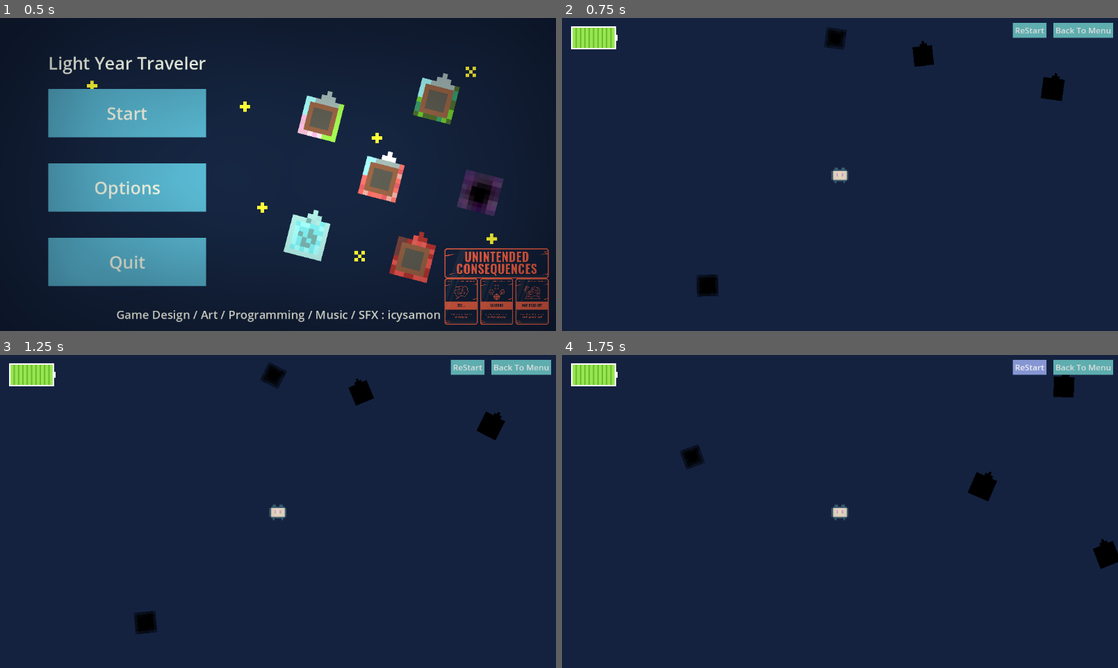
Above: before the commit, frames 1-4 (two rows, left to right).
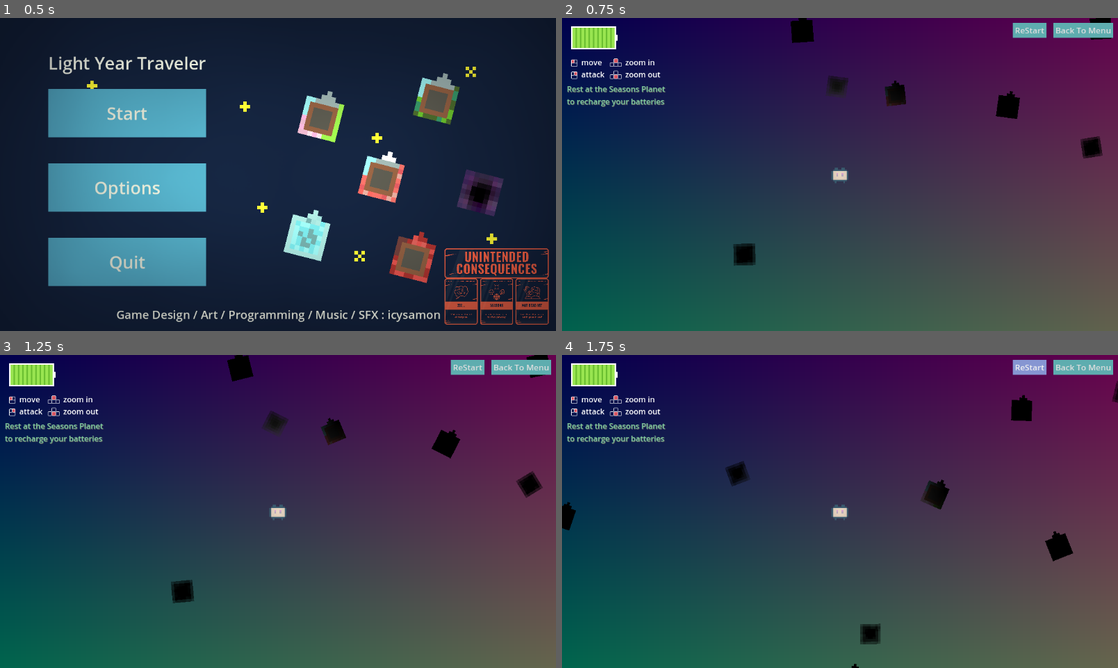
Above: after the commit, the same moments.

Repository: icysamon/LightYearsTraveler
Game: Godot game, scene res://scene/main/menu.tscn
Two runs of this game, one before a commit and one after it. Both use one fixed random seed, a clock stepped at 60 frames per second and the inputs below.
Inputs:
- Up to frame 1 (0.5 s): no input
- Up to frame 2 (0.75 s): click "Start" at 0.5 s
- Up to frame 3 (1.25 s): no input
- Up to frame 4 (1.75 s): click "ReStart" at 1.25 s

Frame 1 is identical in both runs. In frame 2, 76% of the frame differs, in the area x 0-100%, y 0-100%; in frame 3, 78%; in frame 4, 79%.

Commit message:
godot wild jam version

Diff:
--- a/project.godot
+++ b/project.godot
@@ -10,13 +10,15 @@
 
 [application]
 
-config/name="Light Year Traveler"
-config/version="0.1"
+config/name="Light Years Traveler"
+config/description="The game for the 71st Godot Wild Jam."
+config/version="1.0.0.0"
 run/main_scene="res://scene/main/menu.tscn"
 config/features=PackedStringArray("4.2", "GL Compatibility")
 boot_splash/bg_color=Color(0.0784314, 0.133333, 0.25098, 1)
 boot_splash/image="res://assets/godot_wild_jam/background.png"
-config/icon="res://assets/planet/winter.png"
+config/icon="res://assets/icon/icon.png"
+config/windows_native_icon="res://assets/icon/icon.ico"
 
 [autoload]
 
@@ -26,7 +28,7 @@
 
 window/stretch/mode="viewport"
 window/stretch/scale_mode="integer"
-mouse_cursor/custom_image="res://assets/click/click1.png"
+mouse_cursor/custom_image="res://assets/click/click.png"
 
 [input]
 
@@ -70,4 +72,5 @@
 textures/canvas_textures/default_texture_filter=0
 renderer/rendering_method="gl_compatibility"
 renderer/rendering_method.mobile="gl_compatibility"
+textures/vram_compression/import_etc2_astc=true
 environment/defaults/default_clear_color=Color(0.0784314, 0.133333, 0.25098, 1)
--- a/scene/child/tutorial.tscn
+++ b/scene/child/tutorial.tscn
@@ -50,3 +50,15 @@
 offset_right = 193.0
 offset_bottom = 53.0
 text = "zoom out"
+
+[node name="Label5" type="Label" parent="."]
+layout_mode = 0
+offset_left = -1.0
+offset_top = 60.0
+offset_right = 206.0
+offset_bottom = 109.0
+theme_override_colors/font_color = Color(0.483683, 0.800704, 0.629185, 1)
+theme_override_colors/font_shadow_color = Color(0.381703, 0.381703, 0.381703, 1)
+theme_override_colors/font_outline_color = Color(0.868985, 0.868985, 0.868985, 1)
+text = "Rest at the Seasons Planet to recharge your batteries"
+autowrap_mode = 1
--- a/scene/main/global.tscn
+++ b/scene/main/global.tscn
@@ -1,10 +1,16 @@
-[gd_scene load_steps=7 format=3 uid="uid://btjqepmvg6mm8"]
+[gd_scene load_steps=10 format=3 uid="uid://btjqepmvg6mm8"]
 
 [ext_resource type="Script" path="res://scripts/global.gd" id="1_njcqn"]
+[ext_resource type="Shader" path="res://shader/global.gdshader" id="2_7tki7"]
 [ext_resource type="PackedScene" uid="uid://cxpv1vg6rsf8v" path="res://scene/child/player.tscn" id="3_w17ff"]
 [ext_resource type="Animation" uid="uid://cwarwfb3po1eh" path="res://resource/animation/click.tres" id="5_vkv1w"]
 [ext_resource type="PackedScene" uid="uid://bvy1en3oaaxpo" path="res://scene/child/animation_click.tscn" id="6_ffp2u"]
 [ext_resource type="Texture2D" uid="uid://d2fva8bch13el" path="res://assets/click/click1.png" id="8_gnuu0"]
+
+[sub_resource type="ShaderMaterial" id="ShaderMaterial_qu8ji"]
+shader = ExtResource("2_7tki7")
+
+[sub_resource type="CanvasTexture" id="CanvasTexture_mtyix"]
 
 [sub_resource type="AnimationLibrary" id="AnimationLibrary_x414w"]
 _data = {
@@ -14,6 +20,18 @@
 [node name="Node2D" type="Node2D"]
 texture_filter = 1
 script = ExtResource("1_njcqn")
+
+[node name="CanvasLayer" type="CanvasLayer" parent="."]
+layer = -1
+
+[node name="TextureRect" type="TextureRect" parent="CanvasLayer"]
+material = SubResource("ShaderMaterial_qu8ji")
+anchors_preset = 15
+anchor_right = 1.0
+anchor_bottom = 1.0
+grow_horizontal = 2
+grow_vertical = 2
+texture = SubResource("CanvasTexture_mtyix")
 
 [node name="CanvasModulate" type="CanvasModulate" parent="."]
 color = Color(0, 0, 0, 1)
--- a/scene/main/options.tscn
+++ b/scene/main/options.tscn
@@ -19,10 +19,10 @@
 anchors_preset = 0
 anchor_right = 0.0
 anchor_bottom = 0.0
-offset_left = 432.0
-offset_top = 174.0
-offset_right = 432.0
-offset_bottom = 174.0
+offset_left = 441.0
+offset_top = 154.0
+offset_right = 441.0
+offset_bottom = 154.0
 scale = Vector2(3, 3)
 
 [node name="MarginContainer" type="MarginContainer" parent="."]
--- a/scene/main/ui.tscn
+++ b/scene/main/ui.tscn
@@ -7,6 +7,7 @@
 [ext_resource type="Script" path="res://scripts/battery.gd" id="3_fleu1"]
 [ext_resource type="Theme" uid="uid://bofx6ky7d0b4a" path="res://resource/theme_normal.tres" id="4_0jobr"]
 [ext_resource type="AudioStream" uid="uid://cb8udf38rdyb7" path="res://assets/sfx/Lead A Nemesida BS.wav" id="6_l002c"]
+[ext_resource type="PackedScene" uid="uid://deykiooivvput" path="res://scene/child/tutorial.tscn" id="7_smrqo"]
 
 [node name="UI" type="Control"]
 layout_mode = 3
@@ -87,6 +88,13 @@
 script = ExtResource("2_yhi28")
 sfx = NodePath("../../../../../../SFX")
 
+[node name="Tutorial" parent="CanvasLayer" instance=ExtResource("7_smrqo")]
+offset_left = 11.0
+offset_top = 75.0
+offset_right = 11.0
+offset_bottom = 75.0
+mouse_filter = 1
+
 [node name="Timer" type="Timer" parent="."]
 wait_time = 10.0
 autostart = true
--- a/scripts/global.gd
+++ b/scripts/global.gd
@@ -9,7 +9,7 @@
 const DISTANCE_MAX : int = 10000
 const R_INCREMENT : int = 100
 
-var creation_radius : int = 500
+var creation_radius : int = 300
 var target : Vector2 = Vector2.ZERO
 var flag_move : bool = false
 var can_move : bool = true
--- /dev/null
+++ b/shader/global.gdshader
@@ -0,0 +1,15 @@
+shader_type canvas_item;
+
+void vertex() {
+	// Called for every vertex the material is visible on.
+}
+
+void fragment() {
+	COLOR = vec4(UV * (0.35 + 0.05 * sin(TIME)), 0.3, 1.0);
+	// Called for every pixel the material is visible on.
+}
+
+//void light() {
+	// Called for every pixel for every light affecting the CanvasItem.
+	// Uncomment to replace the default light processing function with this one.
+//}
Binary file changed: assets/click/click.aseprite
Binary file added: assets/click/click.png
Not shown, added: assets/click/click.png.import
Binary file added: assets/icon/icon.aseprite
Binary file added: assets/icon/icon.ico
Binary file added: assets/icon/icon.png
Not shown, added: assets/icon/icon.png.import
Binary file added: assets/title/font.png
Binary file added: assets/title/title.aseprite
Binary file added: assets/title/title.png
Not shown, added: export_presets.cfg
Not shown: 1 places in scene/main/ui.tscn that only renumber resources
